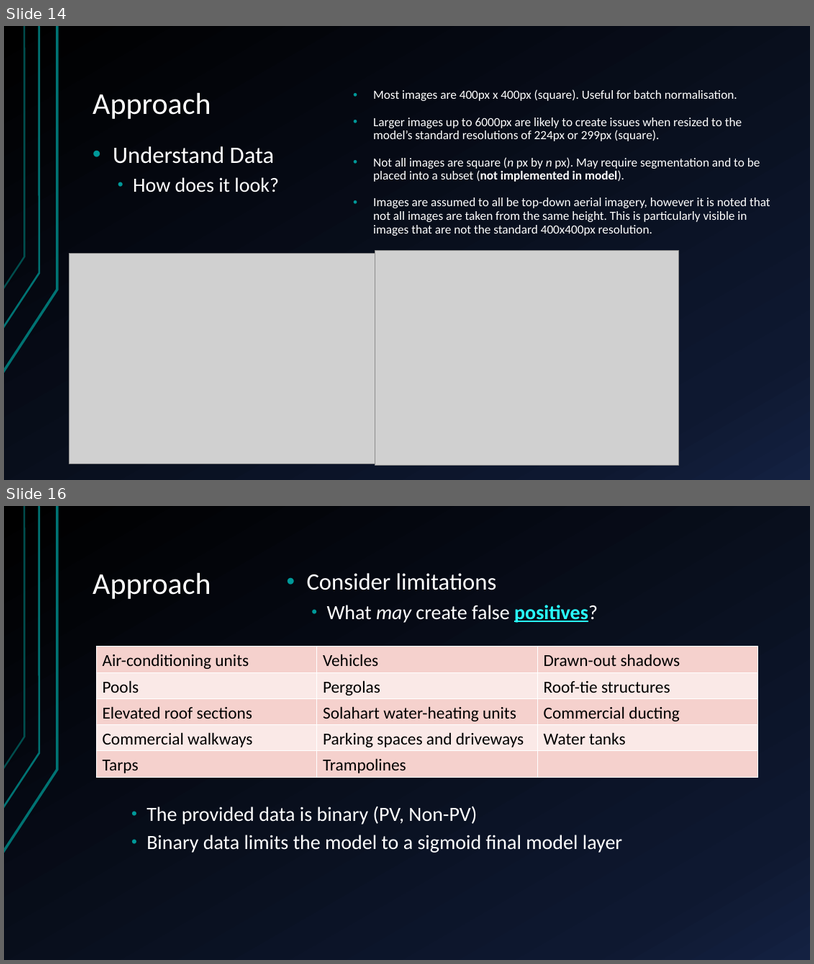
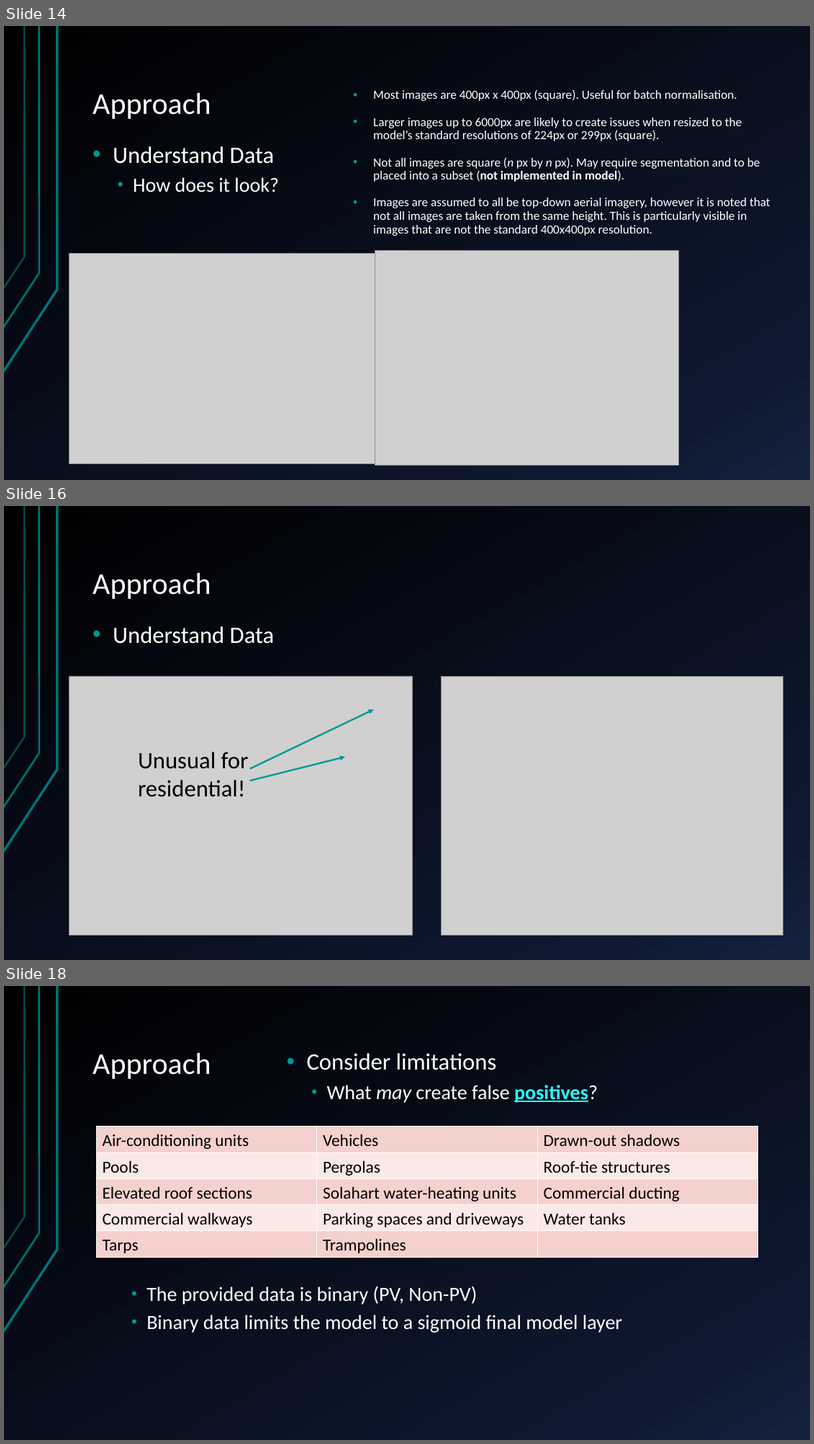
Before and after one commit to sofiary/teamunicornn, a slide deck: Western Power Hack-a-Gig Presentation.pptx. Shown one above the other, each under a label of ours: slides 14 and 16 before the commit, slides 14, 16 and 18 after it; the slides between them are not shown. The pictures are 814x964 and 814x1444 pixels, drawn with LibreOffice and Linux fonts; fonts in the diff are those of the drawing; grey boxes stand for pictures. Boxes give left, top, right and bottom in pixels: in the first picture for what was removed or moved away, otherwise in the second. Text is boxed around its words. In the diff, an @@ line names an element or a change of style, - is before the commit and + after.

```diff
--- a/Western Power Hack-a-Gig Presentation.pptx
+++ b/Western Power Hack-a-Gig Presentation.pptx
@@ slide 16 added at [4,506,810,960], background gradient #000000 to #0F1931 to #142242; not listed: 3 template elements that a slide beside it also shows @@
@@ title added at [93,573,211,599], 36 pt, text #FFFFFF @@
+Approach
@@ text added at [113,626,275,644], 28 pt, text #FFFFFF @@
+• Understand Data
@@ picture added at [69,676,412,934] @@
@@ picture added at [441,677,784,934] @@
@@ arrow added from (250, 769) to (373, 709), #009999 2 pt @@
@@ text added at [138,752,249,797], 28 pt, text #000000 @@
+Unusual for
+residential!
@@ arrow added from (250, 780) to (345, 757), #009999 2 pt @@
@@ what was slide 16 is now slide 18 @@
```
Also in this commit, not shown: 6 slides changed, 1 other slide added.
